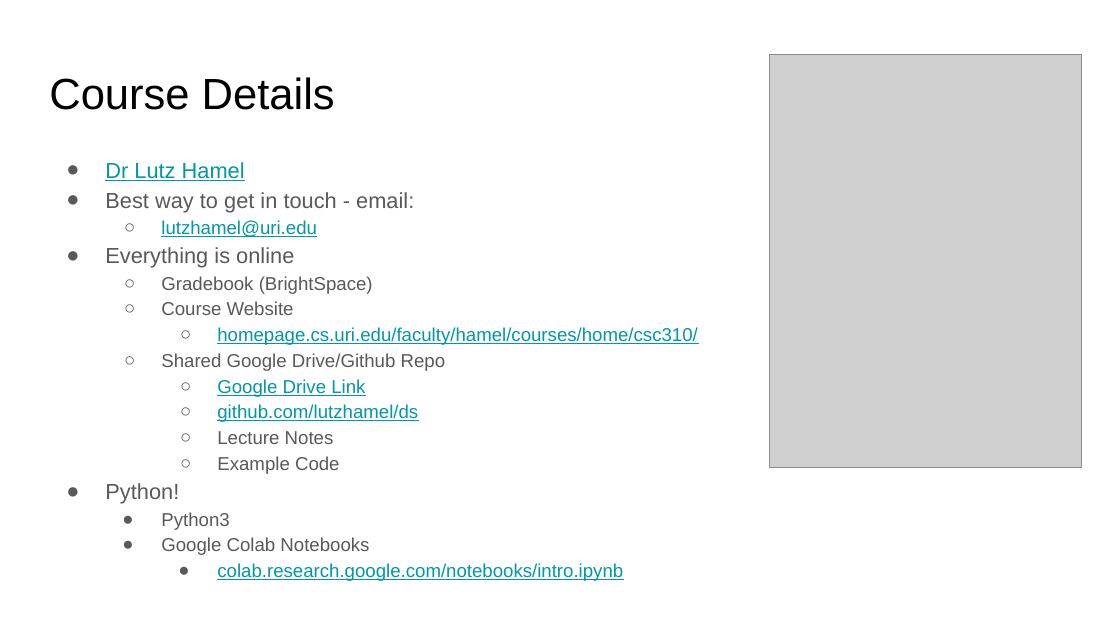
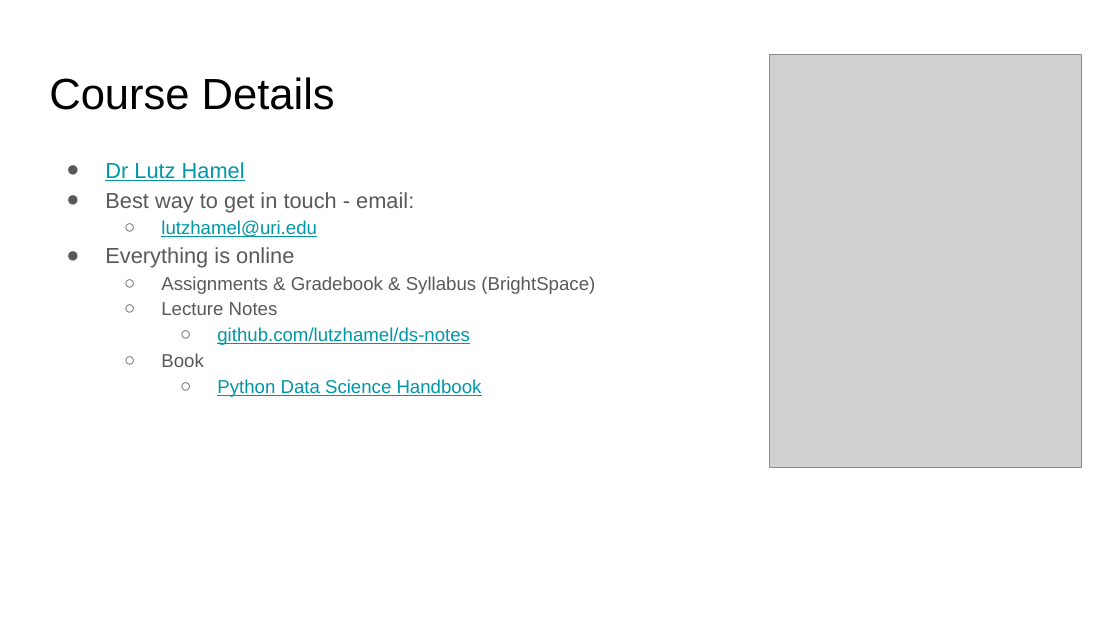
Before and after one commit to lutzhamel/CSC310, a slide deck: slide 2 of notes/01-What-is-Data-Science.pptx. Drawn at 1120x630 pixels with LibreOffice and Linux fonts; fonts in the diff are those of the drawing; grey boxes stand for pictures. Boxes give left, top, right and bottom in pixels: in the first picture for what was removed or moved away, otherwise in the second. Text is boxed around its words. In the diff, an @@ line names an element or a change of style, - is before the commit and + after.

```diff
--- a/notes/01-What-is-Data-Science.pptx
+++ b/notes/01-What-is-Data-Science.pptx
@@ text at (x1=161, y1=276, x2=595, y2=294): text changed; text colour #0097A7 to #595959 @@
-  ○ Gradebook (BrightSpace)
-  ○ Course Website
-    ○ homepage.cs.uri.edu/faculty/hamel/courses/home/csc310/
-  ○ Shared Google Drive/Github Repo
-    ○ Google Drive Link
-    ○ github.com/lutzhamel/ds
+  ○ Assignments & Gradebook & Syllabus (BrightSpace)
@@ text at (x1=161, y1=327, x2=482, y2=397): text changed @@
-    ○ Example Code
-● Python!
-  ● Python3
-  ● Google Colab Notebooks
-    ● colab.research.google.com/notebooks/intro.ipynb
+    ○ github.com/lutzhamel/ds-notes
+  ○ Book
+    ○ Python Data Science Handbook
@@ text at (x1=161, y1=302, x2=278, y2=315): list level 3 to 2 in "Lecture Notes" @@
```
Also in this commit, not shown: 3 other files.
